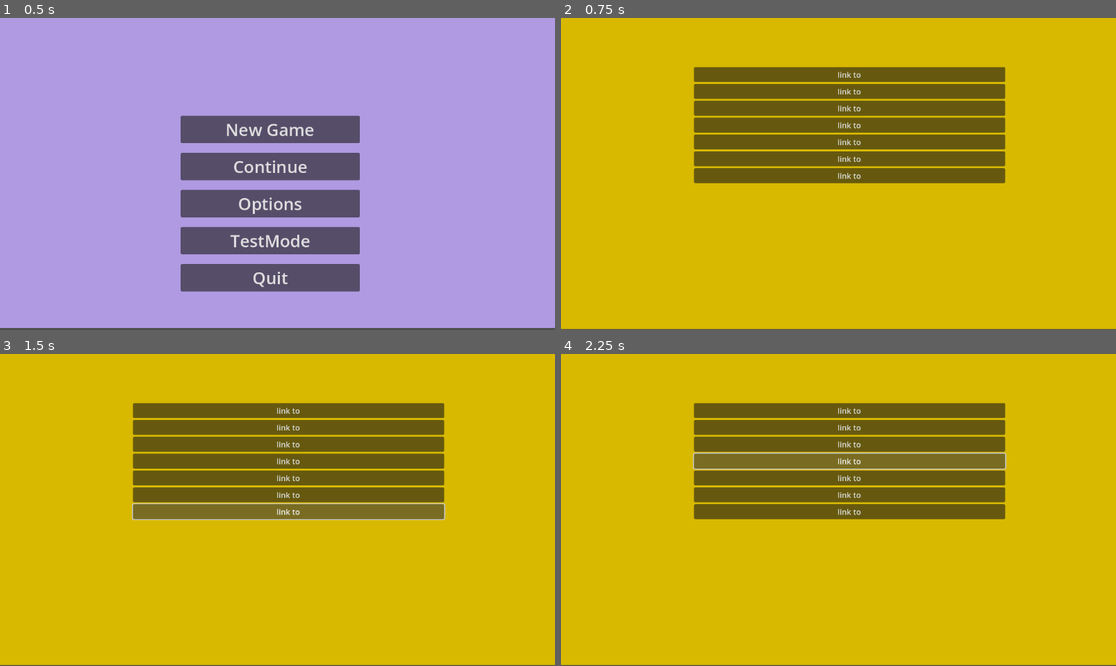
Above: before the commit, frames 1-4 (two rows, left to right).
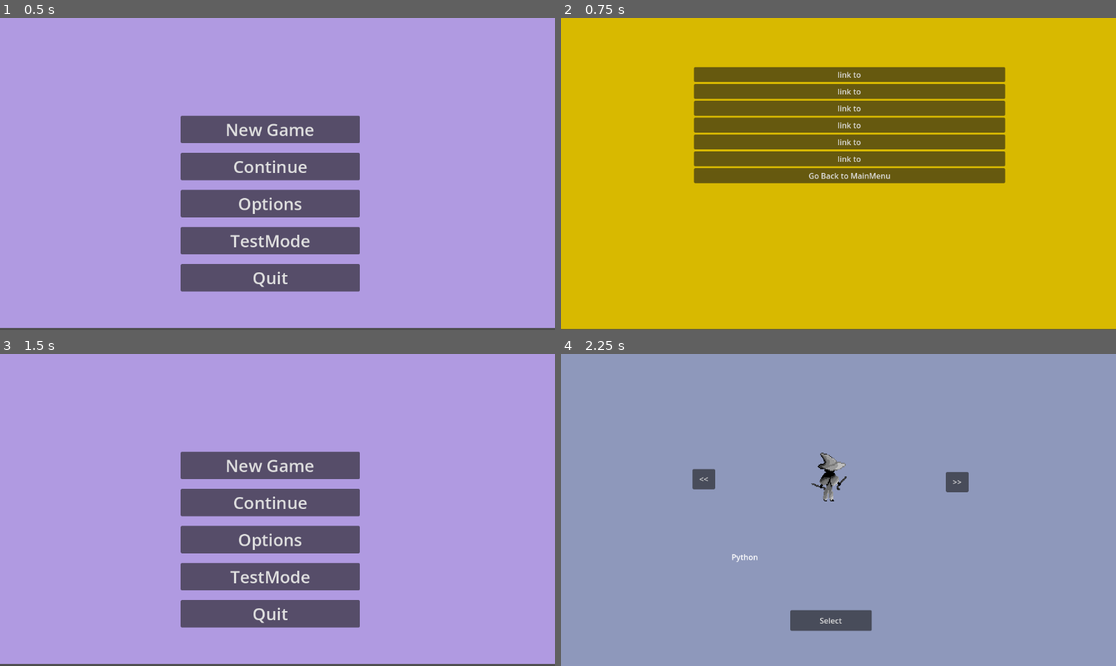
Above: after the commit, the same moments.

Repository: 4d4mszweda/WizardsOfCode
Game: Godot game, scene res://MainMenu/main_menu.tscn
Same seed, same stepped clock (60 frames per second), same inputs: the game is played once before the commit and once after it.
Inputs (mouse positions are in pixels of both pictures, inside the frame that each line leads up to):
- Up to frame 1 (0.5 s): no input
- Up to frame 2 (0.75 s): click "TestMode" at 0.5 s
- Up to frame 3 (1.5 s): click (288, 513) at 1.25 s, where only the run after the commit has a clickable "Go Back to MainMenu"
- Up to frame 4 (2.25 s): click (832, 466) at 2 s, where only the run after the commit has a clickable "New Game"

Frame 1 is identical in both runs. In frame 2, 0.2% of the frame differs, in the area x 44-60%, y 49-52%; in frame 3, 100%; in frame 4, 100%, in the area x 0-100%, y 0-100%.

Commit message:
load from file

Diff:
--- /dev/null
+++ b/Global/Utils.gd
@@ -0,0 +1,13 @@
+extends Resource
+
+const SAVE_PATH := "user://savegame.tres"
+
+
+
+func save_game() -> void:
+	ResourceSaver.save(self, SAVE_PATH)
+
+static func load_save_game() -> Resource:
+	if ResourceLoader.exists(SAVE_PATH):
+		return load(SAVE_PATH)
+	return null
--- a/MainMenu/main_menu.gd
+++ b/MainMenu/main_menu.gd
@@ -12,7 +12,7 @@
 
 # TODO
 func _on_continue_pressed():
-	pass # Replace with function body.
+	Utils.load_save_game()
 
 # TODO
 func _on_options_pressed():
--- a/TestMode/TestMode.gd
+++ b/TestMode/TestMode.gd
@@ -1,11 +1,5 @@
 extends Node2D
 
 
-# Called when the node enters the scene tree for the first time.
-func _ready():
-	pass # Replace with function body.
-
-
-# Called every frame. 'delta' is the elapsed time since the previous frame.
-func _process(delta):
-	pass
+func _on_go_back_pressed():
+	get_tree().change_scene_to_file("res://MainMenu/main_menu.tscn")
--- a/TestMode/TestMode.tscn
+++ b/TestMode/TestMode.tscn
@@ -46,6 +46,8 @@
 layout_mode = 2
 text = "link to"
 
-[node name="Button" type="Button" parent="VBoxContainer"]
+[node name="GoBack" type="Button" parent="VBoxContainer"]
 layout_mode = 2
-text = "link to"
+text = "Go Back to MainMenu"
+
+[connection signal="pressed" from="VBoxContainer/GoBack" to="." method="_on_go_back_pressed"]
--- a/project.godot
+++ b/project.godot
@@ -18,6 +18,7 @@
 [autoload]
 
 Game="*res://Global/Game.gd"
+Utils="*res://Global/Utils.gd"
 
 [rendering]
 
